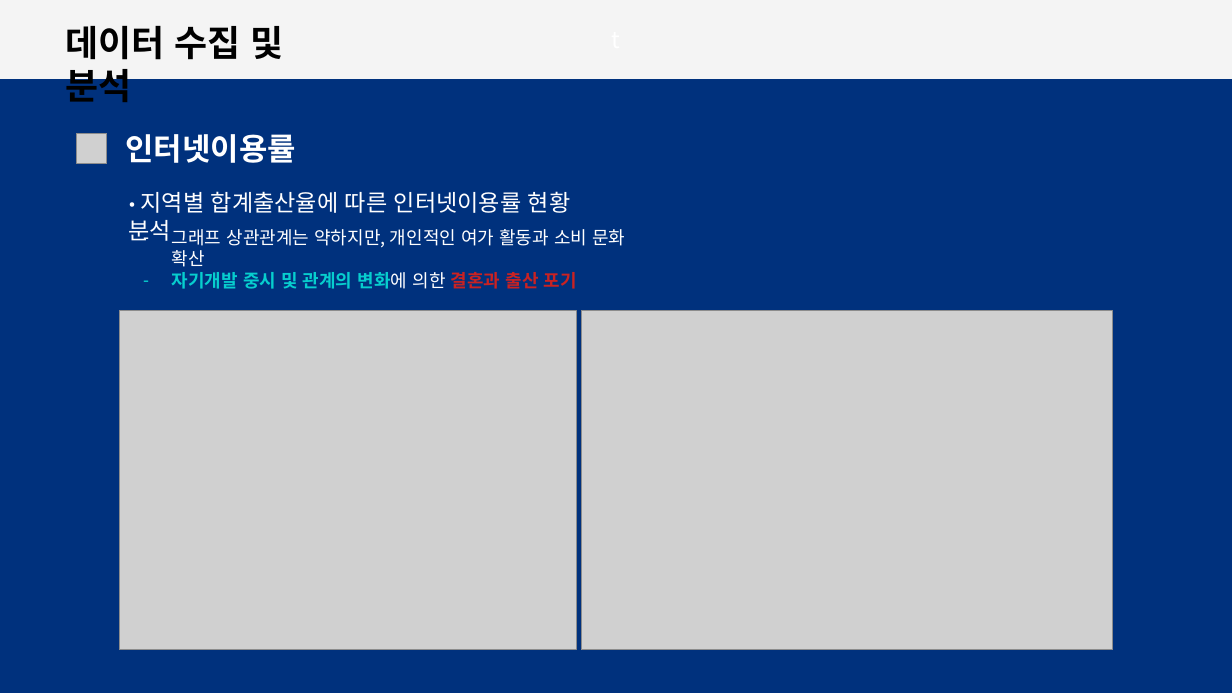
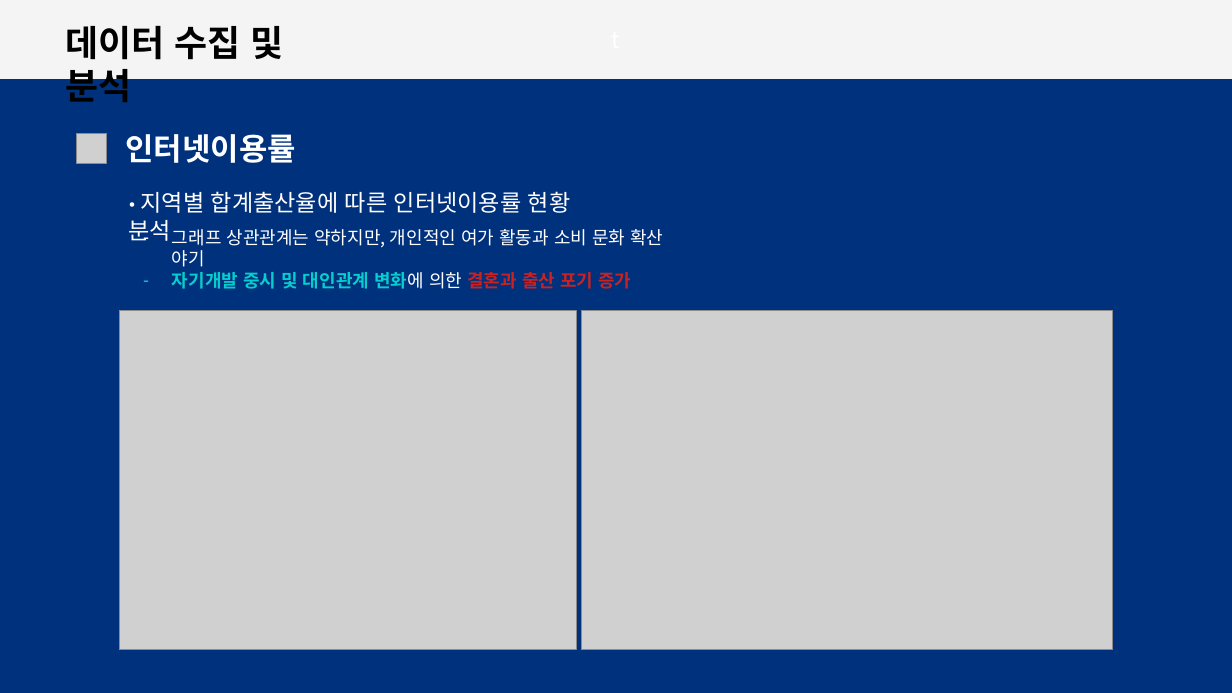
Before and after one commit to gun8217/conda, a slide deck: slide 8 of project/01. machine learning/자료/더 이상 미룰 수 없는 초저출산 극복.pptx. Drawn at 1232x693 pixels with LibreOffice and Linux fonts; fonts in the diff are those of the drawing; grey boxes stand for pictures; background and template pictures are left out. Boxes give left, top, right and bottom in pixels: in the first picture for what was removed or moved away, otherwise in the second. Text is boxed around its words. In the diff, an @@ line names an element or a change of style, - is before the commit and + after.

Commit message:
2024.10.03 modify

```diff
--- a/project/01. machine learning/자료/더 이상 미룰 수 없는 초저출산 극복.pptx
+++ b/project/01. machine learning/자료/더 이상 미룰 수 없는 초저출산 극복.pptx
@@ text at box(172, 229, 663, 289): text changed @@
-– 그래프 상관관계는 약하지만, 개인적인 여가 활동과 소비 문화 확산
-– 자기개발 중시 및 관계의 변화에 의한 결혼과 출산 포기
+– 그래프 상관관계는 약하지만, 개인적인 여가 활동과 소비 문화 확산 야기
+– 자기개발 중시 및 대인관계 변화에 의한 결혼과 출산 포기 증가
```
Also in this commit, not shown: 3 slides added, 4 slides removed.
